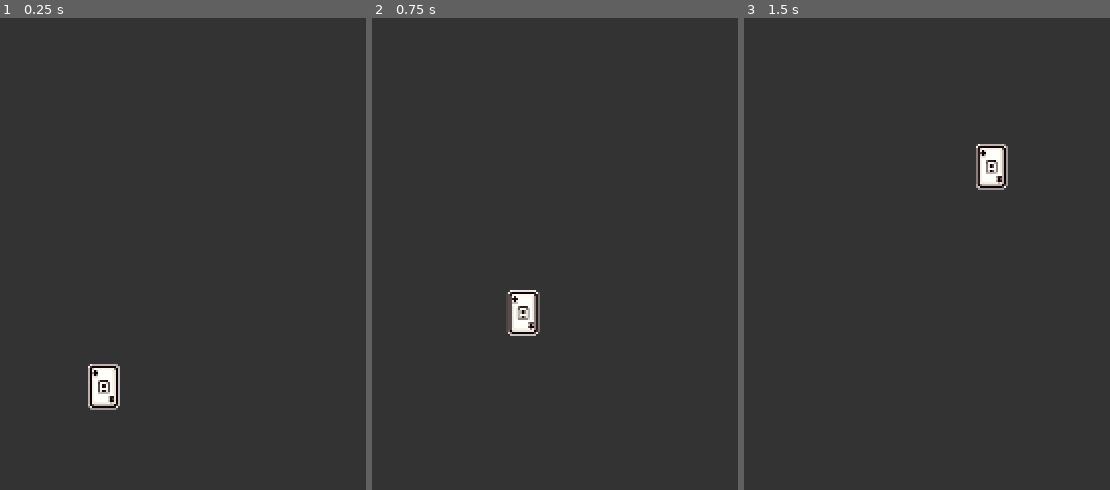
Above: before the commit, frames 1-3 (left to right).
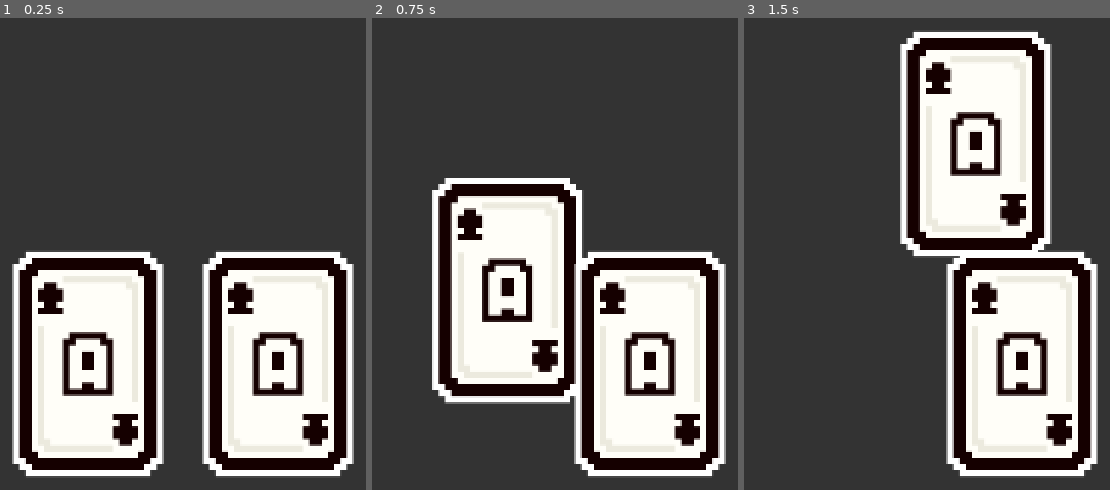
Above: after the commit, the same moments.

Repository: Razaann/GGJP-2026
Game: Godot game, scene res://Scenes/main.tscn
Two runs of this game, one before a commit and one after it. Both use one fixed random seed, a clock stepped at 60 frames per second and the inputs below. Before the commit the project starts from res://Scenes/game.tscn.
Inputs (mouse positions are in pixels of both pictures, inside the frame that each line leads up to):
- Up to frame 1 (0.25 s): no input
- Up to frame 2 (0.75 s): tap Enter at 0.5 s; drag from (474, 386) to (620, 164) at 0.52 s
- Up to frame 3 (1.5 s): tap Space at 1.25 s; drag from (outside the picture) to (outside the picture) at 1.27 s

The runs differ from the first frame. In frame 1, 39% of the frame differs, in the area x 3-97%, y 49-98%; in frame 2, 38%; in frame 3, 38%.

Commit message:
Add card assets, scenes and drag manager
Add card image (Assets/Image/Cardd.png) and AtlasTexture resource, create card scenes (cards.tscn, cardss.tscn) and a main scene that instantiates card groups. Implement card_manager.gd to enable clicking and dragging cards via physics point queries, with drag offset and screen clamping. Update card_scene.tscn to use the new texture and slightly adjust atlas/size (24x36) and Panel min size. Adjust game.tscn instance anchors/offsets and scale for the card scene. Set the project's main scene to the new main.tscn and disable vsync (window/vsync/vsync_mode=0).

Diff:
--- /dev/null
+++ b/Assets/Image/CuteCards - asset pack/pixelCards/CutePixel.tres
@@ -0,0 +1,7 @@
+[gd_resource type="AtlasTexture" format=3 uid="uid://h7kbvqqlwlmj"]
+
+[ext_resource type="Texture2D" uid="uid://th3jx8ybrld0" path="res://Assets/Image/CuteCards - asset pack/pixelCards/CuteCardsPixel_outline.png" id="1_33ess"]
+
+[resource]
+atlas = ExtResource("1_33ess")
+region = Rect2(0, 0, 25, 36)
--- a/Scenes/card_scene.tscn
+++ b/Scenes/card_scene.tscn
@@ -1,11 +1,11 @@
 [gd_scene format=3 uid="uid://c30fktaynsd5v"]
 
 [ext_resource type="Script" uid="uid://dad7cbvphmxth" path="res://Scripts/card_scene.gd" id="1_1eyib"]
-[ext_resource type="Texture2D" uid="uid://th3jx8ybrld0" path="res://Assets/Image/CuteCards - asset pack/pixelCards/CuteCardsPixel_outline.png" id="2_1eyib"]
+[ext_resource type="Texture2D" uid="uid://cglq10dt2tdur" path="res://Assets/Image/Cardd.png" id="2_1eyib"]
 
 [sub_resource type="AtlasTexture" id="AtlasTexture_b5yic"]
 atlas = ExtResource("2_1eyib")
-region = Rect2(0, 0, 25, 36)
+region = Rect2(0, 0, 24, 36)
 
 [node name="Card Scene" type="Control" unique_id=1054401281]
 custom_minimum_size = Vector2(25, 36)
@@ -21,7 +21,7 @@
 metadata/_edit_use_anchors_ = true
 
 [node name="Panel" type="Panel" parent="." unique_id=1915521237]
-custom_minimum_size = Vector2(25, 36)
+custom_minimum_size = Vector2(24, 36)
 layout_mode = 1
 anchors_preset = 8
 anchor_left = 0.5
--- /dev/null
+++ b/Scenes/cards.tscn
@@ -0,0 +1,19 @@
+[gd_scene format=3 uid="uid://byu442ctn2jqm"]
+
+[ext_resource type="Texture2D" uid="uid://cglq10dt2tdur" path="res://Assets/Image/Cardd.png" id="1_xdaph"]
+
+[sub_resource type="RectangleShape2D" id="RectangleShape2D_jjgbg"]
+size = Vector2(24, 36)
+
+[node name="Cards" type="Node2D" unique_id=531720334]
+
+[node name="Cardd1" type="Sprite2D" parent="." unique_id=1550400036]
+position = Vector2(6.1035156e-05, 3.0517578e-05)
+scale = Vector2(5, 5)
+texture = ExtResource("1_xdaph")
+
+[node name="Area2D" type="Area2D" parent="Cardd1" unique_id=423979720]
+
+[node name="CollisionShape2D" type="CollisionShape2D" parent="Cardd1/Area2D" unique_id=1036869216]
+scale = Vector2(0.99999976, 0.99999976)
+shape = SubResource("RectangleShape2D_jjgbg")
--- /dev/null
+++ b/Scenes/cardss.tscn
@@ -0,0 +1,19 @@
+[gd_scene format=3 uid="uid://c6bm6dyeh7c8k"]
+
+[ext_resource type="Texture2D" uid="uid://cglq10dt2tdur" path="res://Assets/Image/Cardd.png" id="1_wuuae"]
+
+[sub_resource type="RectangleShape2D" id="RectangleShape2D_uvjvn"]
+size = Vector2(24, 36)
+
+[node name="Cardss" type="Node2D" unique_id=1303581326]
+
+[node name="Cardd1" type="Sprite2D" parent="." unique_id=1064239519]
+position = Vector2(6.1035156e-05, 3.0517578e-05)
+scale = Vector2(5, 5)
+texture = ExtResource("1_wuuae")
+
+[node name="Area2D" type="Area2D" parent="Cardd1" unique_id=1927756234]
+
+[node name="CollisionShape2D" type="CollisionShape2D" parent="Cardd1/Area2D" unique_id=2042462584]
+scale = Vector2(0.99999976, 0.99999976)
+shape = SubResource("RectangleShape2D_uvjvn")
--- a/Scenes/game.tscn
+++ b/Scenes/game.tscn
@@ -5,14 +5,13 @@
 [node name="Game" type="Node2D" unique_id=1884318181]
 
 [node name="Card Scene" parent="." unique_id=1054401281 instance=ExtResource("1_ebmjs")]
-anchors_preset = 0
-anchor_left = 0.0
-anchor_top = 0.0
-anchor_right = 0.0
-anchor_bottom = 0.0
-offset_left = 640.0
-offset_top = 360.0
-offset_right = 640.0
-offset_bottom = 360.0
-grow_horizontal = 1
-grow_vertical = 1
+anchors_preset = 8
+anchor_left = 0.5
+anchor_top = 0.5
+anchor_right = 0.5
+anchor_bottom = 0.5
+offset_left = 639.99994
+offset_top = 247.99997
+offset_right = 664.99994
+offset_bottom = 283.99997
+scale = Vector2(5, 5)
--- /dev/null
+++ b/Scenes/main.tscn
@@ -0,0 +1,15 @@
+[gd_scene format=3 uid="uid://cihjqbiqul3pi"]
+
+[ext_resource type="Script" uid="uid://kthfbutgkmf" path="res://Scripts/card_manager.gd" id="1_bo1nx"]
+[ext_resource type="PackedScene" uid="uid://byu442ctn2jqm" path="res://Scenes/cards.tscn" id="1_jjgbg"]
+
+[node name="Main" type="Node2D" unique_id=1196960564]
+
+[node name="CardManager" type="Node2D" parent="." unique_id=393751040]
+script = ExtResource("1_bo1nx")
+
+[node name="Cards" parent="CardManager" unique_id=531720334 instance=ExtResource("1_jjgbg")]
+position = Vector2(640, 360)
+
+[node name="Cards2" parent="CardManager" unique_id=552068974 instance=ExtResource("1_jjgbg")]
+position = Vector2(792, 360)
--- /dev/null
+++ b/Scripts/card_manager.gd
@@ -0,0 +1,42 @@
+extends Node2D
+
+
+const collision_mask_card = 1
+var is_dragging = null
+var screen_size
+var drag_offset := Vector2.ZERO
+
+
+# Called when the node enters the scene tree for the first time.
+func _ready() -> void:
+	screen_size = get_viewport_rect().size
+
+
+# Called every frame. 'delta' is the elapsed time since the previous frame.
+func _physics_process(delta: float) -> void:
+	if is_dragging:
+		var mouse_pos = get_global_mouse_position() + drag_offset
+		is_dragging.global_position = Vector2(clamp(mouse_pos.x, 0, screen_size.x), clamp(mouse_pos.y, 0, screen_size.y))
+
+
+func _input(event: InputEvent) -> void:
+	if event is InputEventMouseButton and event.button_index == MOUSE_BUTTON_LEFT:
+		if event.pressed:
+			var card = _raycast_card_check()
+			if card:
+				is_dragging = card
+				drag_offset = card.global_position - get_global_mouse_position()
+		else:
+			is_dragging = null
+
+
+func _raycast_card_check():
+	var space_state = get_world_2d().direct_space_state
+	var parameters = PhysicsPointQueryParameters2D.new()
+	parameters.position = get_global_mouse_position()
+	parameters.collide_with_areas = true
+	parameters.collision_mask = collision_mask_card
+	var result = space_state.intersect_point(parameters)
+	if result.size() > 0:
+		return result[0].collider.get_parent()
+	return null
--- a/project.godot
+++ b/project.godot
@@ -11,7 +11,7 @@
 [application]
 
 config/name="GGJP 2026"
-run/main_scene="uid://blwbyp0isgdjq"
+run/main_scene="uid://cihjqbiqul3pi"
 config/features=PackedStringArray("4.6", "GL Compatibility")
 config/icon="res://icon.svg"
 
@@ -21,6 +21,7 @@
 window/size/viewport_height=720
 window/stretch/mode="viewport"
 window/stretch/aspect="keep_width"
+window/vsync/vsync_mode=0
 
 [dotnet]
 
Binary file added: Assets/Image/Cardd.png
Not shown, added: Assets/Image/Cardd.png.import
Not shown, added: Scripts/card_manager.gd.uid
